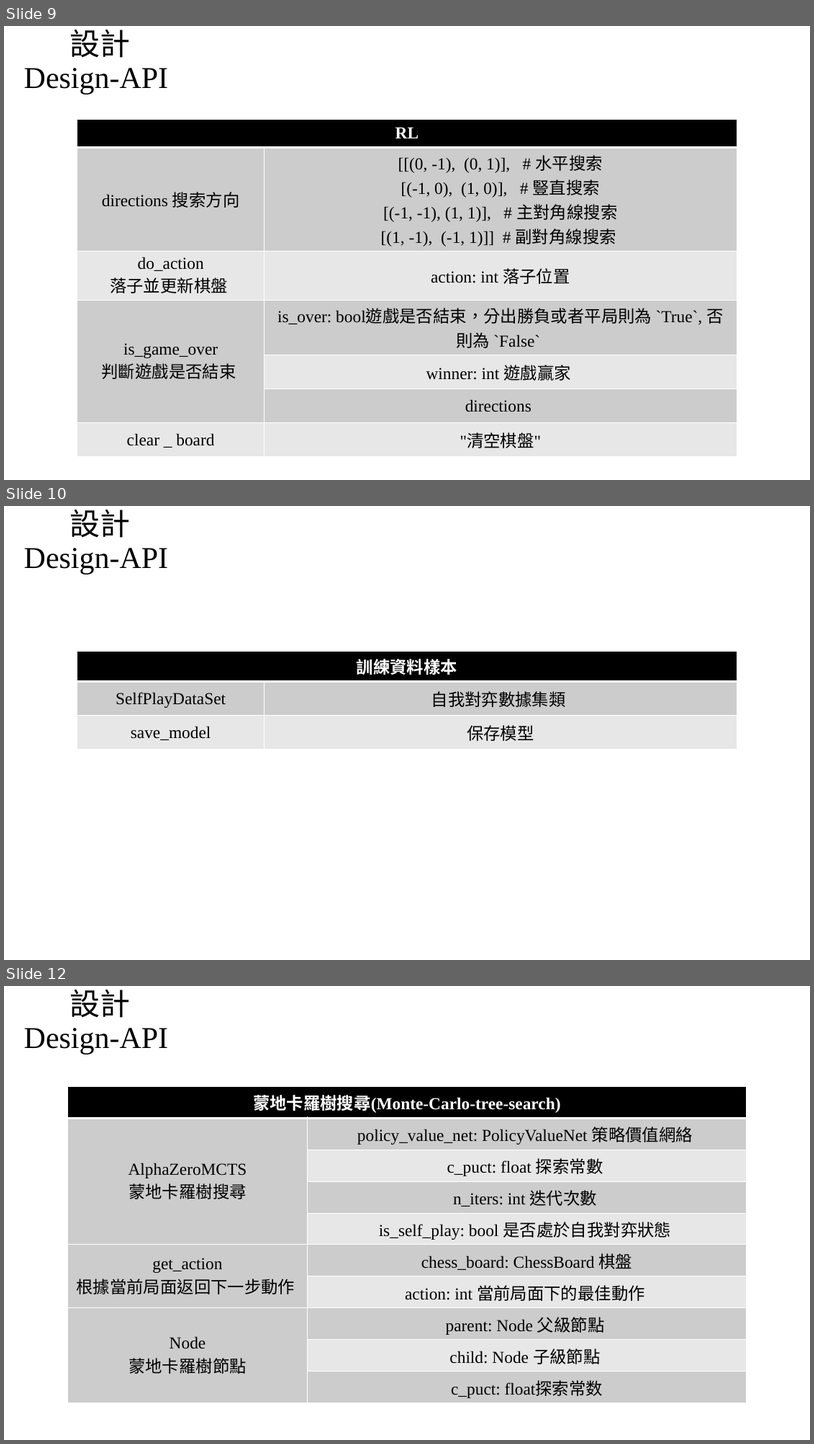
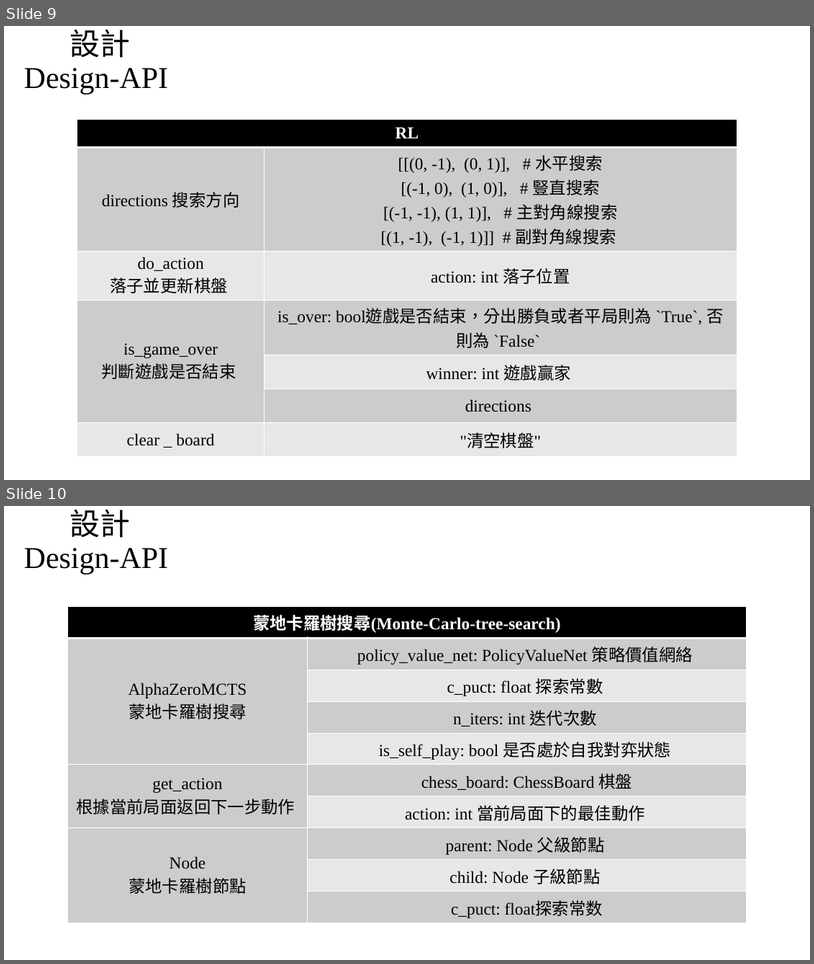
Before and after one commit to F110112114/Machine-Learning, a slide deck: 五子棋1210.pptx. Shown one above the other, each under a label of ours: slides 9, 10 and 12 before the commit, slides 9 and 10 after it; the slides between them are not shown. The pictures are 814x1444 and 814x964 pixels, drawn with LibreOffice and Linux fonts; fonts in the diff are those of the drawing; background and template pictures are left out. Boxes give left, top, right and bottom in pixels: in the first picture for what was removed or moved away, otherwise in the second. Text is boxed around its words. In the diff, an @@ line names an element or a change of style, - is before the commit and + after.

```diff
--- a/五子棋1210.pptx
+++ b/五子棋1210.pptx
@@ slide 10 removed at (4, 506, 810, 960), background picture (left out) @@
@@ title removed at (24, 509, 169, 574) @@
-設計
-Design-API
@@ table removed at (77, 651, 737, 747), 3 rows, 2 columns @@
-訓練資料樣本 | 
-SelfPlayDataSet | 自我對弈數據集類
-save_model | 保存模型
@@ what was slide 12 is now slide 10 @@
```
Also in this commit, not shown: 2 slides changed.
